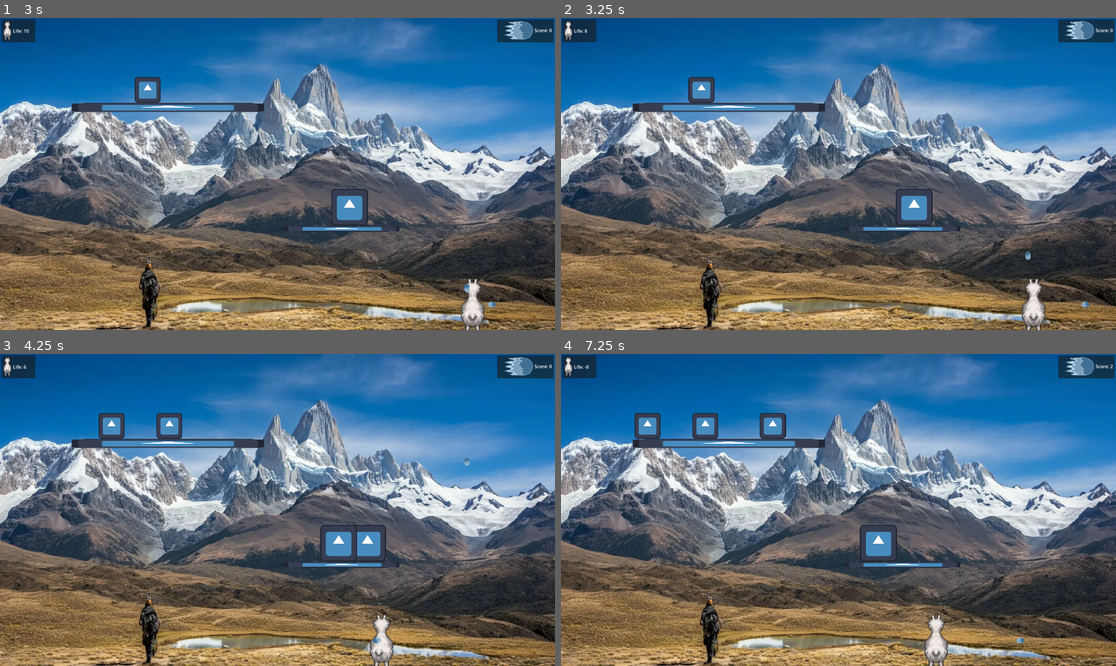
Above: before the commit, frames 1-4 (two rows, left to right).
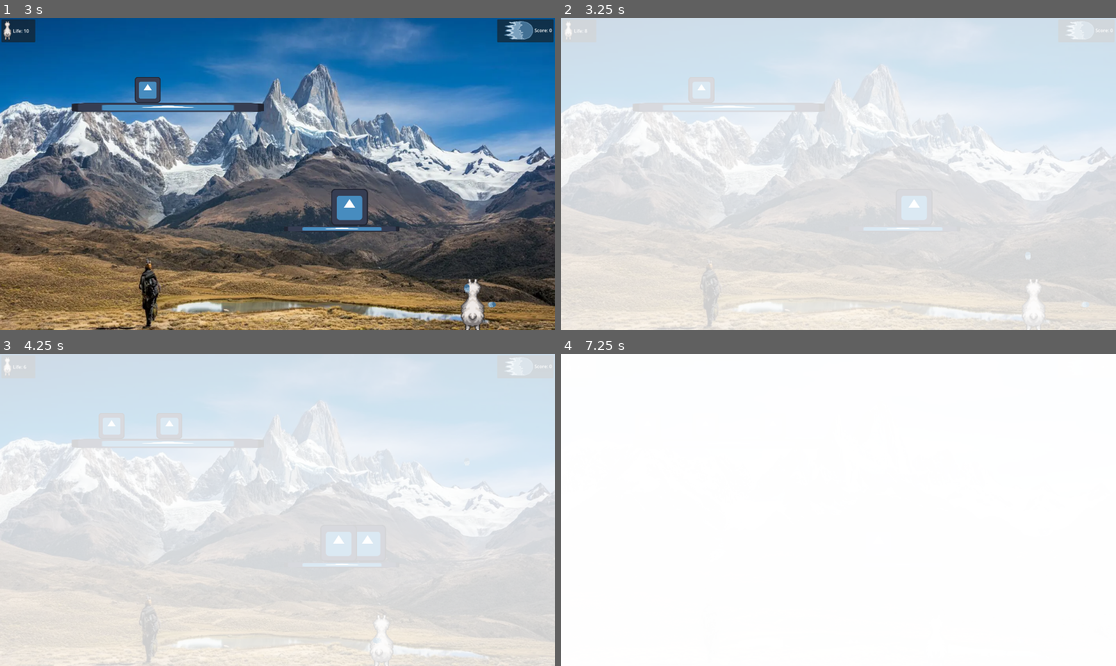
Above: after the commit, the same moments.

Repository: FabienSchmitt/Split
Game: Godot game, scene res://scenes/Tests/main_test.tscn
Two runs of this game, one before a commit and one after it. Both use one fixed random seed, a clock stepped at 60 frames per second and the inputs below. The project has no main scene, so this scene is started directly. The engine's default icon, where the game draws it, is replaced by a stand-in: a white triangle on a blue panel in a dark square.
Inputs:
- Up to frame 1 (3 s): tap Enter at 0.5 s; hold D (move_right) 0.53-1.28 s; tap Space (attack) at 0.6, 1.35, 2, 2.1, 2.85 s; hold S (move_down) 1.28-2.03 s; hold D (move_right) 2.03-2.78 s; hold W (move_up) from 2.78 s (still down)
- Up to frame 2 (3.25 s): keep holding W (move_up)
- Up to frame 3 (4.25 s): release W (move_up) at 3.53 s; hold A (move_left) from 3.53 s (still down); tap Space (attack) at 3.6 s
- Up to frame 4 (7.25 s): tap Space (attack) every 0.75 s from 4.35 to 6.6 s; release A (move_left) at 5.03 s; hold S (move_down) 5.03-5.78 s; hold D (move_right) 5.78-6.53 s; hold W (move_up) from 6.53 s (still down)

Frame 1 is identical in both runs. In frame 2, 98% of the frame differs, in the area x 0-100%, y 0-100%; in frame 3, 98%; in frame 4, 98%.

Commit message:
Add flash scene

Diff:
--- /dev/null
+++ b/scenes/gameplay/flash.tscn
@@ -0,0 +1,13 @@
+[gd_scene format=3 uid="uid://by3wvvgshtbm"]
+
+[ext_resource type="Script" uid="uid://2vymg2vhhs1f" path="res://scripts/flash.gd" id="1_3rhq1"]
+
+[node name="Flash" type="CanvasLayer" unique_id=1416816512]
+script = ExtResource("1_3rhq1")
+
+[node name="ColorRect" type="ColorRect" parent="." unique_id=43367802]
+anchors_preset = 15
+anchor_right = 1.0
+anchor_bottom = 1.0
+grow_horizontal = 2
+grow_vertical = 2
--- a/scenes/gameplay/tourist.tscn
+++ b/scenes/gameplay/tourist.tscn
@@ -2,6 +2,7 @@
 
 [ext_resource type="Script" uid="uid://dy6wqg5kbe0gl" path="res://scripts/gameplay/tourist.gd" id="1_uge42"]
 [ext_resource type="Texture2D" uid="uid://1c3q0lw65krl" path="res://icon.svg" id="1_w7gwi"]
+[ext_resource type="PackedScene" uid="uid://by3wvvgshtbm" path="res://scenes/gameplay/flash.tscn" id="2_6y0xg"]
 [ext_resource type="PackedScene" uid="uid://cihaxjy0o30fr" path="res://scenes/gameplay/hit_component.tscn" id="3_77lbt"]
 [ext_resource type="PackedScene" uid="uid://n4yiq57nljii" path="res://scenes/gameplay/life_component.tscn" id="4_bf2ew"]
 
@@ -12,6 +13,7 @@
 collision_layer = 8
 collision_mask = 6
 script = ExtResource("1_uge42")
+flash_scene = ExtResource("2_6y0xg")
 
 [node name="Sprite2D" type="Sprite2D" parent="." unique_id=1510157613]
 position = Vector2(2, -65)
--- /dev/null
+++ b/scripts/flash.gd
@@ -0,0 +1,28 @@
+extends CanvasLayer
+
+@onready var color_rect: ColorRect = $ColorRect
+var timer: Timer
+var fade_step: float = 0.08
+var fade_interval: float = 0.05
+
+func _ready() -> void:
+	color_rect.modulate.a = 0.8
+	timer = get_node_or_null("FlashTimer")
+	if timer == null:
+		timer = Timer.new()
+		timer.name = "FlashTimer"
+		add_child(timer)
+
+	timer.wait_time = fade_interval
+	timer.one_shot = false
+	timer.autostart = true
+	timer.timeout.connect(change_opacity)
+	timer.start()
+
+func change_opacity() -> void:
+	color_rect.modulate.a = max(color_rect.modulate.a - fade_step, 0.0)
+	if color_rect.modulate.a <= 0.0:
+		timer.stop()
+		queue_free()
+	else:
+		timer.start()
--- a/scripts/gameplay/tourist.gd
+++ b/scripts/gameplay/tourist.gd
@@ -6,6 +6,7 @@
 @onready var life_component : LifeComponent = %LifeComponent
 @onready var ray_cast_right := %RayCastRight
 @onready var ray_cast_left : RayCast2D= %RayCastLeft
+@export var flash_scene: PackedScene
 
 var speed : float = 50
 var direction : Vector2
@@ -50,3 +51,5 @@
 
 func attack() -> void:
 	EventBus.player_life_lost.emit(1)
+	var flash = flash_scene.instantiate()
+	get_tree().current_scene.add_child(flash)
Not shown, added: scripts/flash.gd.uid
